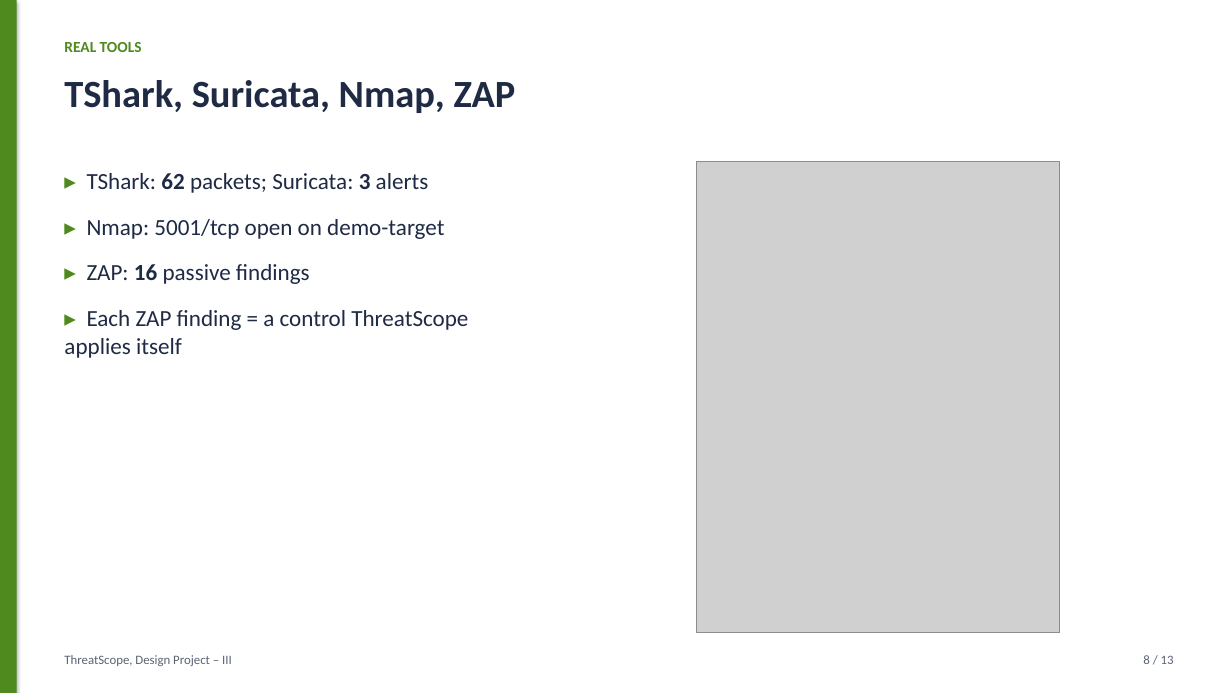
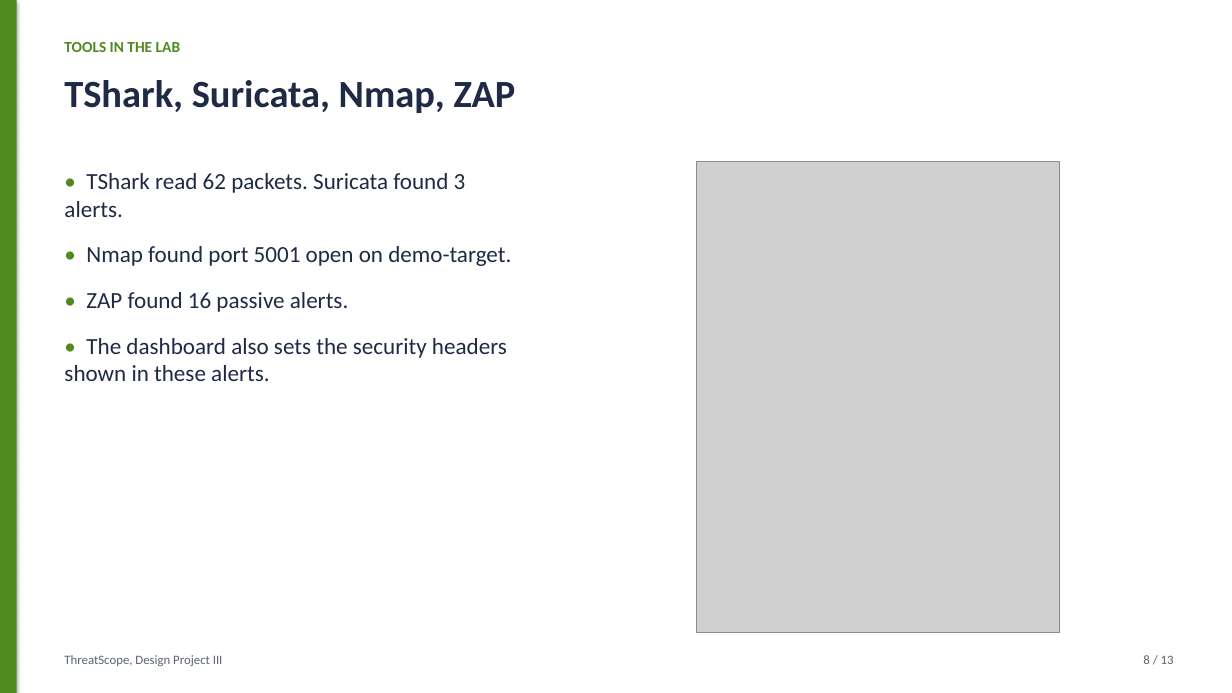
Before and after one commit to harshacreate/ThreatScope, a slide deck: slide 8 of report/ThreatScope_Presentation.pptx. Drawn at 1232x693 pixels with LibreOffice and Linux fonts; fonts in the diff are those of the drawing; grey boxes stand for pictures. Boxes give left, top, right and bottom in pixels: in the first picture for what was removed or moved away, otherwise in the second. Text is boxed around its words. In the diff, an @@ line names an element or a change of style, - is before the commit and + after.

```diff
--- a/report/ThreatScope_Presentation.pptx
+++ b/report/ThreatScope_Presentation.pptx
@@ text at box(64, 42, 180, 52): text changed @@
-REAL TOOLS
+TOOLS IN THE LAB
@@ text at box(64, 173, 511, 381): text changed @@
-▸ TShark: 62 packets; Suricata: 3 alerts
-▸ Nmap: 5001/tcp open on demo-target
-▸ ZAP: 16 passive findings
-▸ Each ZAP finding = a control ThreatScope applies itself
+• TShark read 62 packets. Suricata found 3 alerts.
+• Nmap found port 5001 open on demo-target.
+• ZAP found 16 passive alerts.
+• The dashboard also sets the security headers shown in these alerts.
@@ text at box(64, 655, 223, 666): text changed @@
-ThreatScope, Design Project – III
+ThreatScope, Design Project III
```
Also in this commit, not shown: 12 other slides changed, 17 other files.
